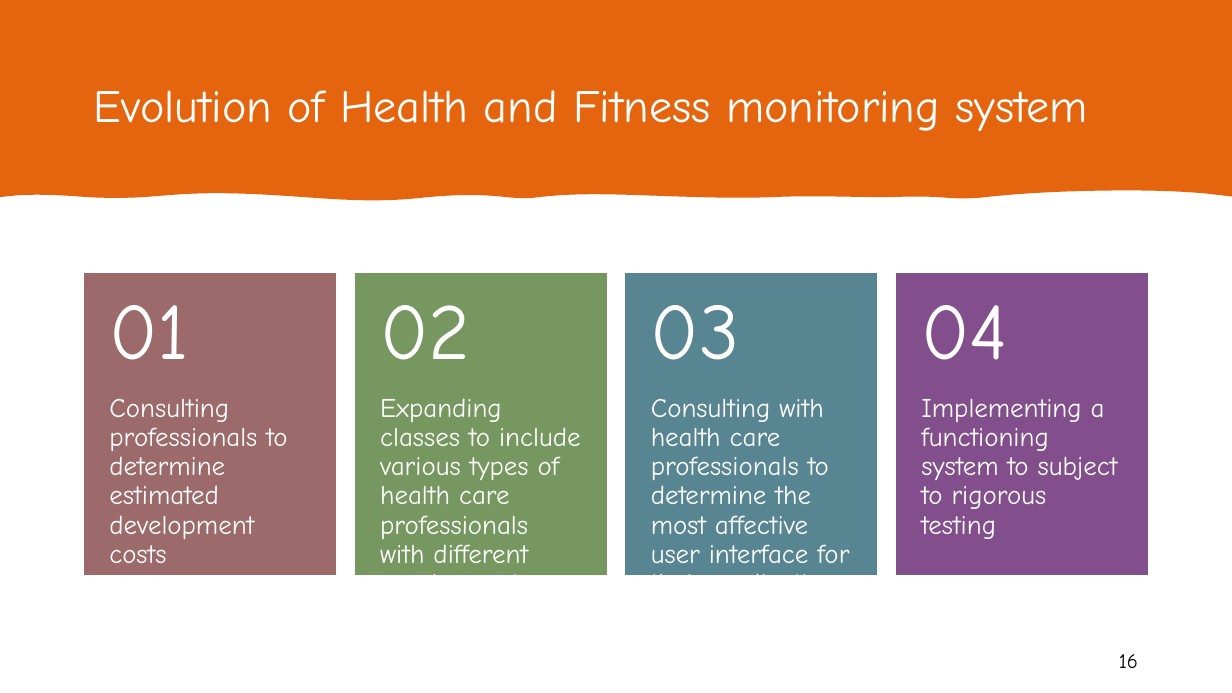
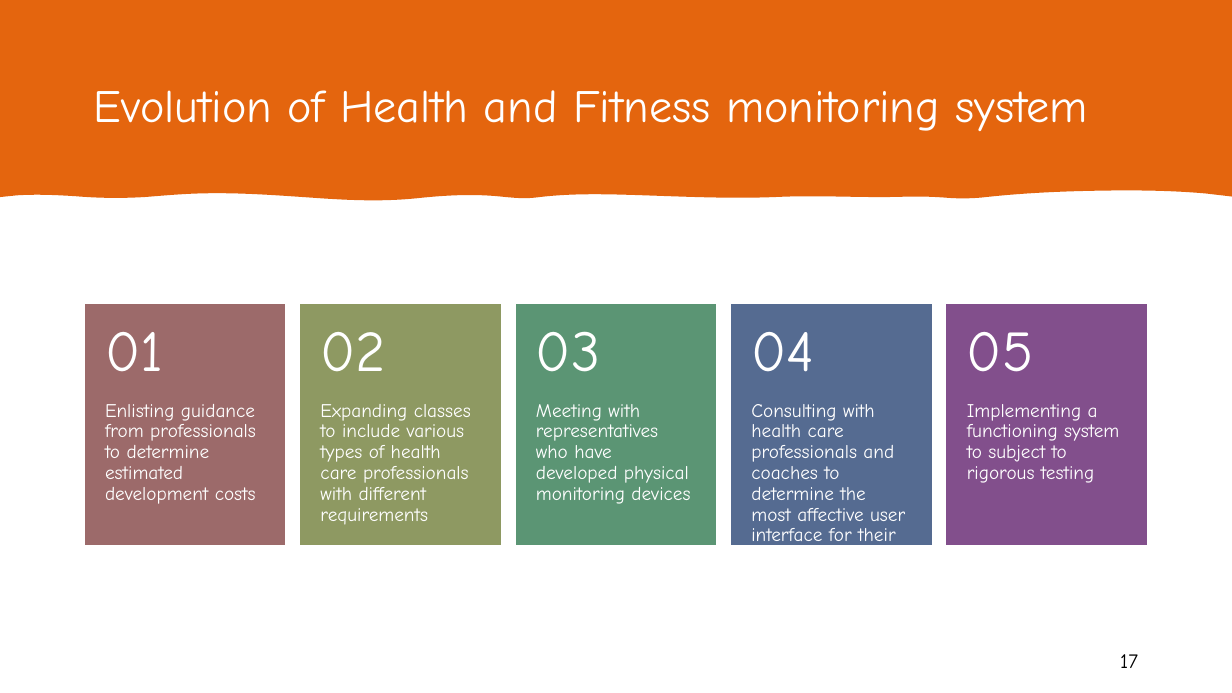
Before and after one commit to lmullettcs2043/cs2043Proj1, a slide deck: slide 17 of CS2043Proj1.pptx (slide 16 before the commit). Drawn at 1232x693 pixels with LibreOffice and Linux fonts; fonts in the diff are those of the drawing. Boxes give left, top, right and bottom in pixels: in the first picture for what was removed or moved away, otherwise in the second. Text is boxed around its words. In the diff, an @@ line names an element or a change of style, - is before the commit and + after.

```diff
--- a/CS2043Proj1.pptx
+++ b/CS2043Proj1.pptx
@@ text "01": place and size @@
-text "01" at [109,305,189,360]
+text "01" at [105,332,163,371]
@@ rectangle: place and size @@
-rectangle at [85,274,335,575]
+rectangle at [85,305,285,544]
@@ text "02": place and size @@
-text "02" at [380,305,470,360]
+text "02" at [320,332,385,372]
@@ rectangle: place and size @@
-rectangle at [356,274,606,575]
+rectangle at [301,305,501,544]
@@ rectangle at [301,305,501,544]: fill #769860 to #8E9962; outline #769860 1 pt to #8E9962 1 pt @@
@@ text "03": place and size @@
-text "03" at [651,305,740,360]
+text "03" at [536,331,600,372]
@@ rectangle added at [517,305,716,544], fill #5B9574, outline #5B9574 1 pt @@
@@ size 62 to 45 pt; less space between paragraphs in 4 elements at [105,332,163,371], [320,332,385,372], [536,331,600,372], [751,332,814,372] @@
@@ text "04": place and size @@
-text "04" at [921,305,1008,360]
+text "04" at [751,332,814,372]
@@ rectangle: place and size @@
-rectangle at [627,274,877,575]
+rectangle at [732,305,932,544]
@@ rectangle at [732,305,932,544]: fill #578592 to #556B91; outline #578592 1 pt to #556B91 1 pt @@
@@ rectangle: place and size @@
-rectangle at [897,274,1147,575]
+rectangle at [947,305,1147,544]
@@ text added at [967,332,1033,372], 45 pt, text #FFFFFF @@
+05
@@ text at [105,404,256,504]: text changed; size 21 to 15 pt @@
-Consulting professionals to determine estimated development costs
+Enlisting guidance from professionals to determine estimated development costs
@@ text "Expanding classes to include various ..." at [320,404,471,525]: size 21 to 15 pt; less space between paragraphs @@
@@ text "Expanding classes to include various ...": place and size @@
-text "Expanding classes to include various ..." at [380,398,580,575]
+text "Expanding classes to include various ..." at [320,404,471,525]
@@ text added at [536,404,690,504], 15 pt, text #FFFFFF @@
+Meeting with representatives who have developed physical monitoring devices
@@ text at [751,404,905,549]: text changed; size 21 to 15 pt @@
-Consulting with health care professionals to determine the most affective user interface for their applications
+Consulting with health care professionals and coaches to determine the most affective user interface for their applications
@@ text "Implementing a functioning system to ...": place and size @@
-text "Implementing a functioning system to ..." at [921,398,1118,539]
+text "Implementing a functioning system to ..." at [967,404,1119,483]
@@ text "Implementing a functioning system to ..." at [967,404,1119,483]: size 21 to 15 pt; less space between paragraphs @@
@@ page number at [1120,654,1138,668]: text changed @@
-16
+17
```
Also in this commit, not shown: 4 other slides changed, 1 slide added.
